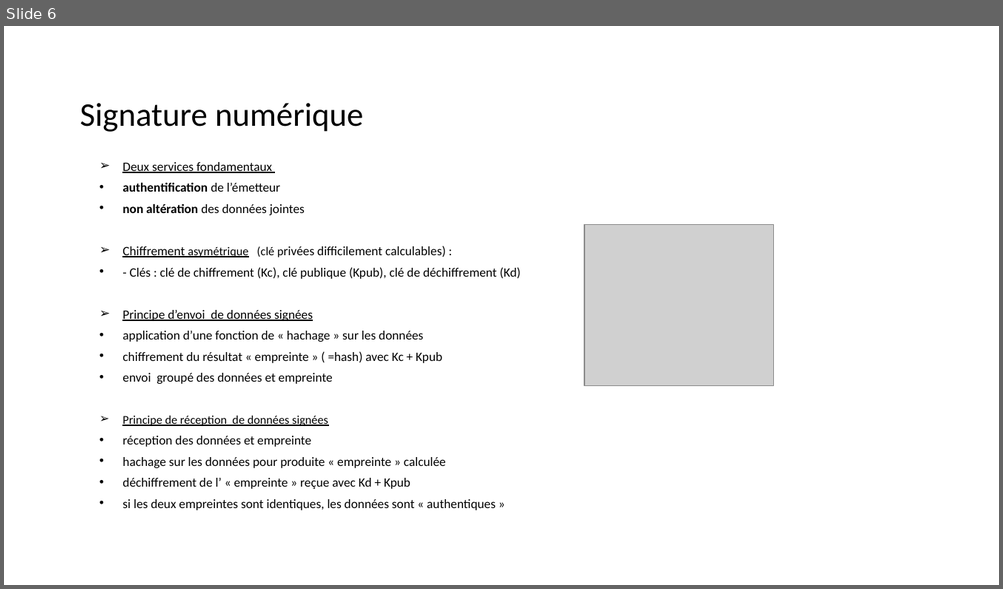
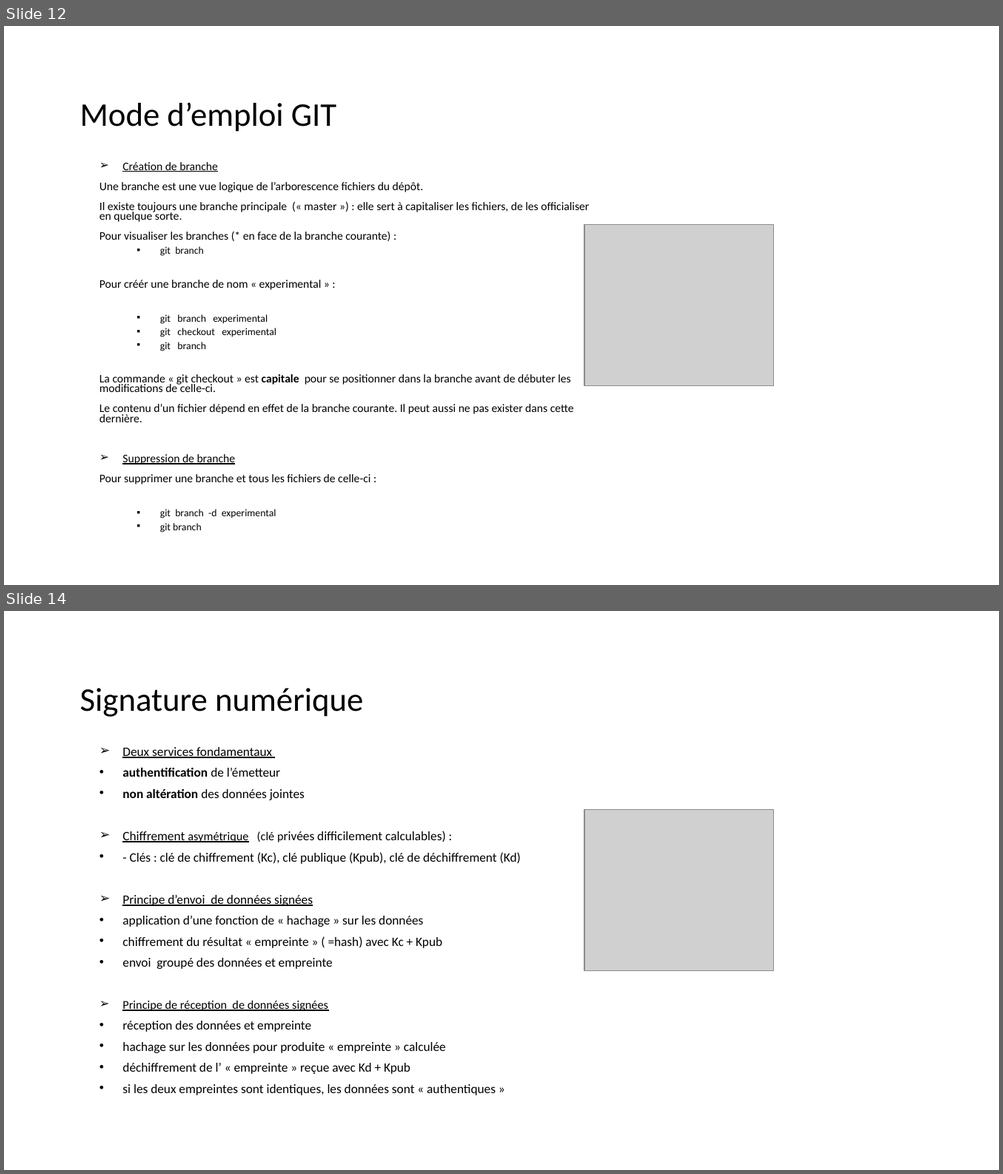
Before and after one commit to dominiquelaurain/fastecdsa, a slide deck: docs/Autoformation_Git.pptx. Shown one above the other, each under a label of ours: slide 6 before the commit, slides 12 and 14 after it; the slides between them are not shown. The pictures are 1003x589 and 1003x1174 pixels, drawn with LibreOffice and Linux fonts; fonts in the diff are those of the drawing; grey boxes stand for pictures. Boxes give left, top, right and bottom in pixels: in the first picture for what was removed or moved away, otherwise in the second. Text is boxed around its words. In the diff, an @@ line names an element or a change of style, - is before the commit and + after.

```diff
--- a/docs/Autoformation_Git.pptx
+++ b/docs/Autoformation_Git.pptx
@@ slide 12 added at <box>4,26,999,585</box>, background #FFFFFF @@
@@ title added at <box>80,102,336,132</box>, 32 pt, text #000000 @@
+Mode d’emploi GIT
@@ text added at <box>99,162,589,533</box>, 11.2 pt, text #000000 @@
+➢ Création de branche
+Une branche est une vue logique de l’arborescence fichiers du dépôt.
+Il existe toujours une branche principale (« master ») : elle sert à capitaliser les fichiers, de les officialiser en quelque sorte.
+Pour visualiser les branches (* en face de la branche courante) :
+  ▪ git branch
+  Pour créér une branche de nom « experimental » :
+  ▪ git branch experimental
+  ▪ git checkout experimental
+  ▪ git branch
+La commande « git checkout » est capitale pour se positionner dans la branche avant de débuter les modifications de celle-ci.
+Le contenu d’un fichier dépend en effet de la branche courante. Il peut aussi ne pas exister dans cette dernière.
+➢ Suppression de branche
+Pour supprimer une branche et tous les fichiers de celle-ci :
+  ▪ git branch -d experimental
+  ▪ git branch
@@ picture added at <box>584,225,774,386</box> @@
@@ what was slide 6 is now slide 14 @@
```
Also in this commit, not shown: 4 slides changed, 7 other slides added.
